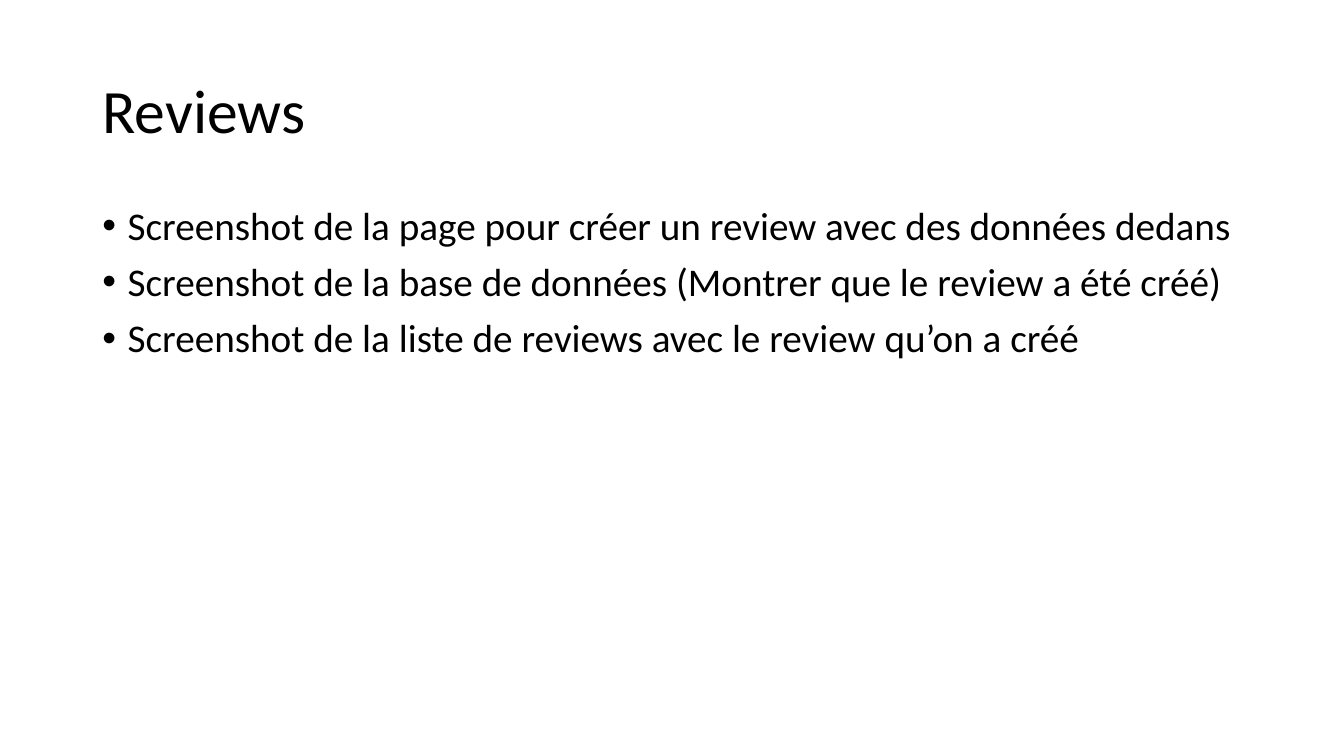
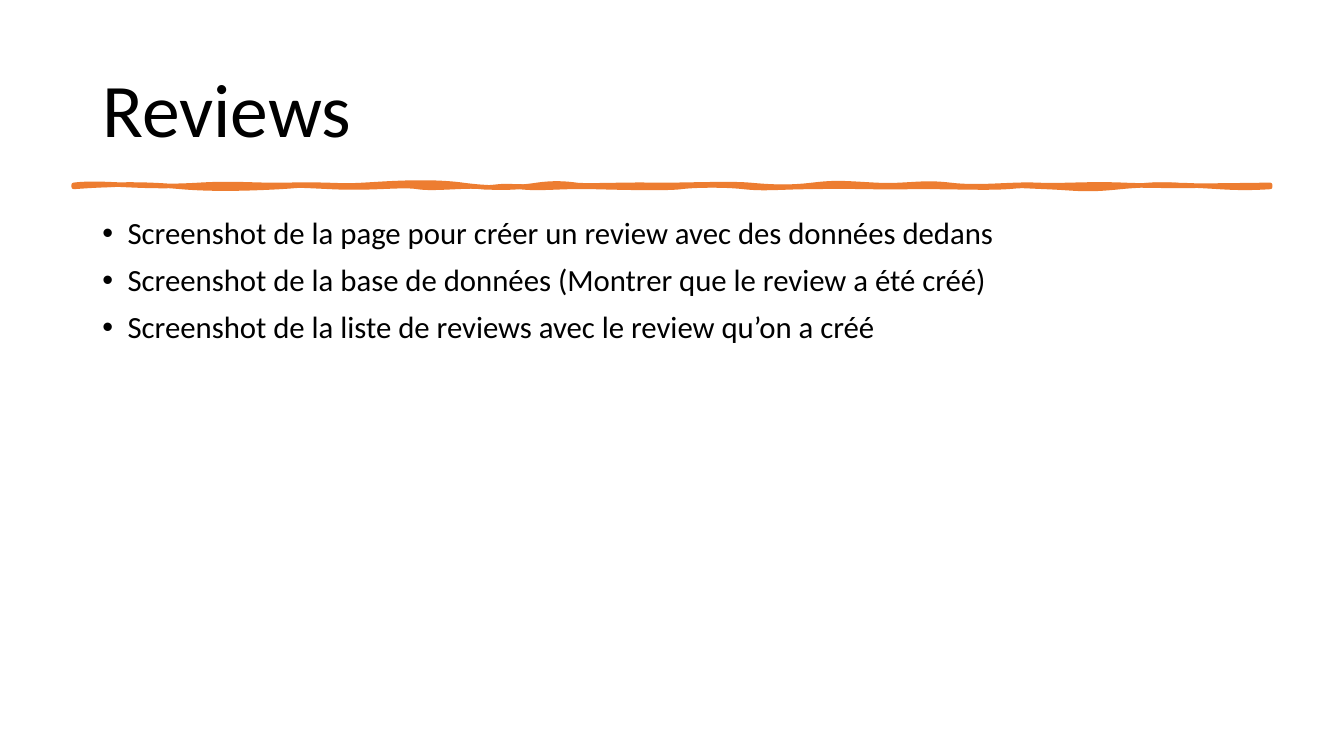
Before and after one commit to Eliefrh/Mamas-pizza, a slide deck: slide 9 of Doc/Mammas Pizzeria.pptx. Drawn at 1344x756 pixels with LibreOffice and Linux fonts; fonts in the diff are those of the drawing. Boxes give left, top, right and bottom in pixels: in the first picture for what was removed or moved away, otherwise in the second. Text is boxed around its words. In the diff, an @@ line names an element or a change of style, - is before the commit and + after.

```diff
--- a/Doc/Mammas Pizzeria.pptx
+++ b/Doc/Mammas Pizzeria.pptx
@@ title "Reviews" at [102,85,350,138]: size 44 to 54 pt @@
@@ freeform shape added at [74,185,1270,187], fill #ED7D31, outline #ED7D31 3.25 pt @@
@@ text "Screenshot de la page pour ...": place and size @@
-text "Screenshot de la page pour ..." at [128,212,1230,359]
+text "Screenshot de la page pour ..." at [128,222,993,343]
@@ text "Screenshot de la page pour ..." at [128,222,993,343]: size 28 to 22 pt @@
```
Also in this commit, not shown: 14 other slides changed, 1 other file.
